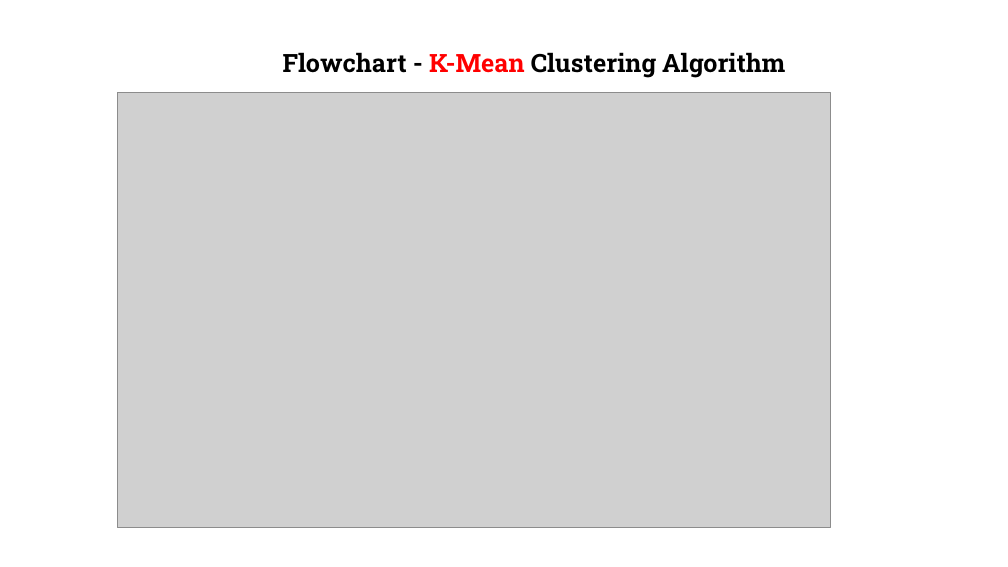
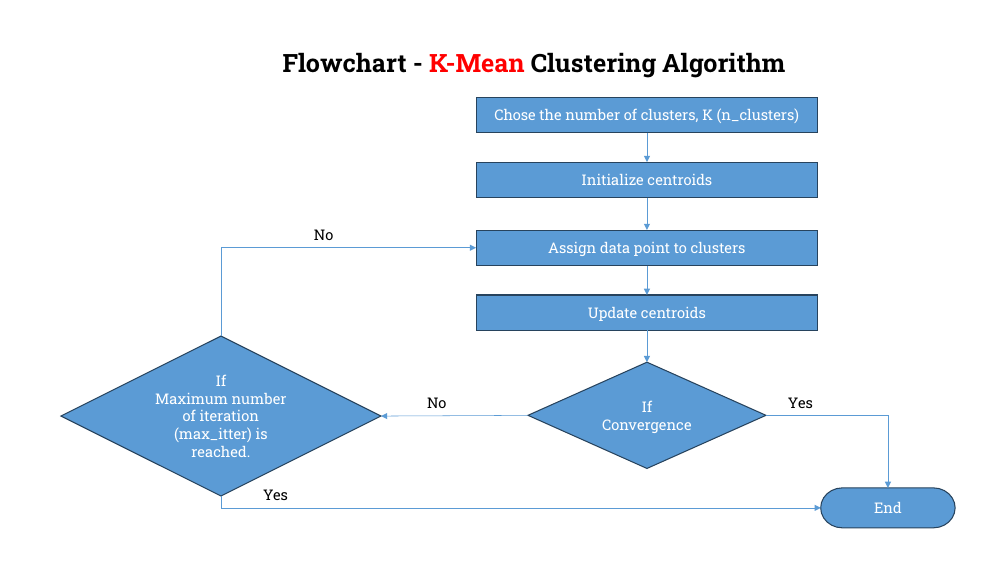
Before and after one commit to gmrr40058/data-science-ml-python-ostad, a slide deck: slide 5 of Class Modules/Module 14_Machine Learning-K Means Clustering, Time Seires Analysis/Class 1_K Means Clustering/K-Mean Clustering.pptx. Drawn at 1008x567 pixels with LibreOffice and Linux fonts; fonts in the diff are those of the drawing; grey boxes stand for pictures; background and template pictures are left out. Boxes give left, top, right and bottom in pixels: in the first picture for what was removed or moved away, otherwise in the second. Text is boxed around its words. In the diff, an @@ line names an element or a change of style, - is before the commit and + after.

Commit message:
Modified

```diff
--- a/Class Modules/Module 14_Machine Learning-K Means Clustering, Time Seires Analysis/Class 1_K Means Clustering/K-Mean Clustering.pptx
+++ b/Class Modules/Module 14_Machine Learning-K Means Clustering, Time Seires Analysis/Class 1_K Means Clustering/K-Mean Clustering.pptx
@@ picture removed at box(117, 92, 830, 528) @@
@@ group added at box(61, 98, 956, 528): 5 arrows, 4 rectangles, 4 texts, 3 elbow arrows, 2 diamonds, 1 pill shape @@
+Chose the number of clusters, K (n_clusters)
+Initialize centroids
+Assign data point to clusters
+Update centroids
+If
+Convergence
+End
+If
+Maximum number of iteration (max_itter) is reached.
+Yes
+Yes
+No
+No
```
